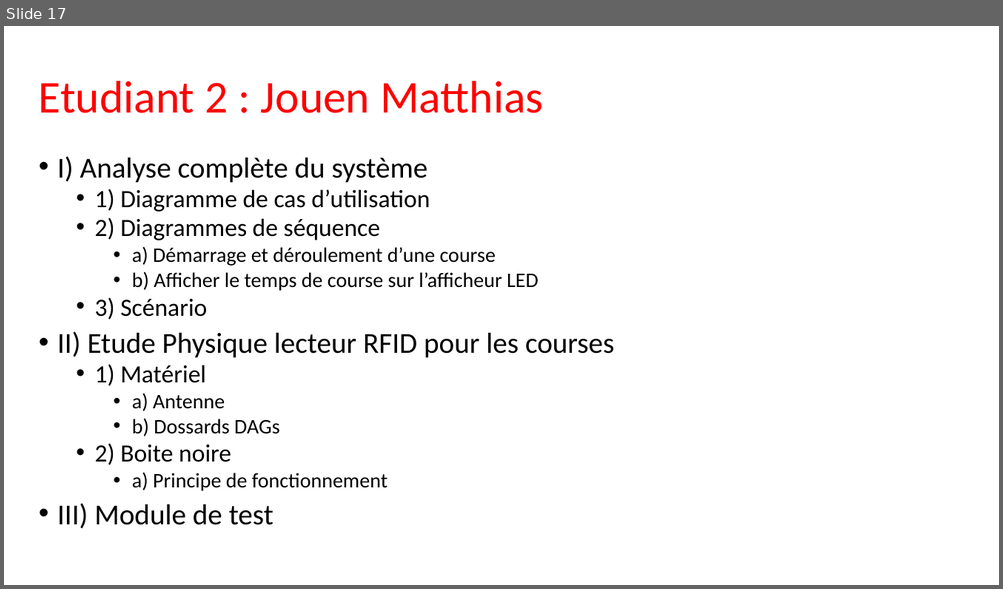
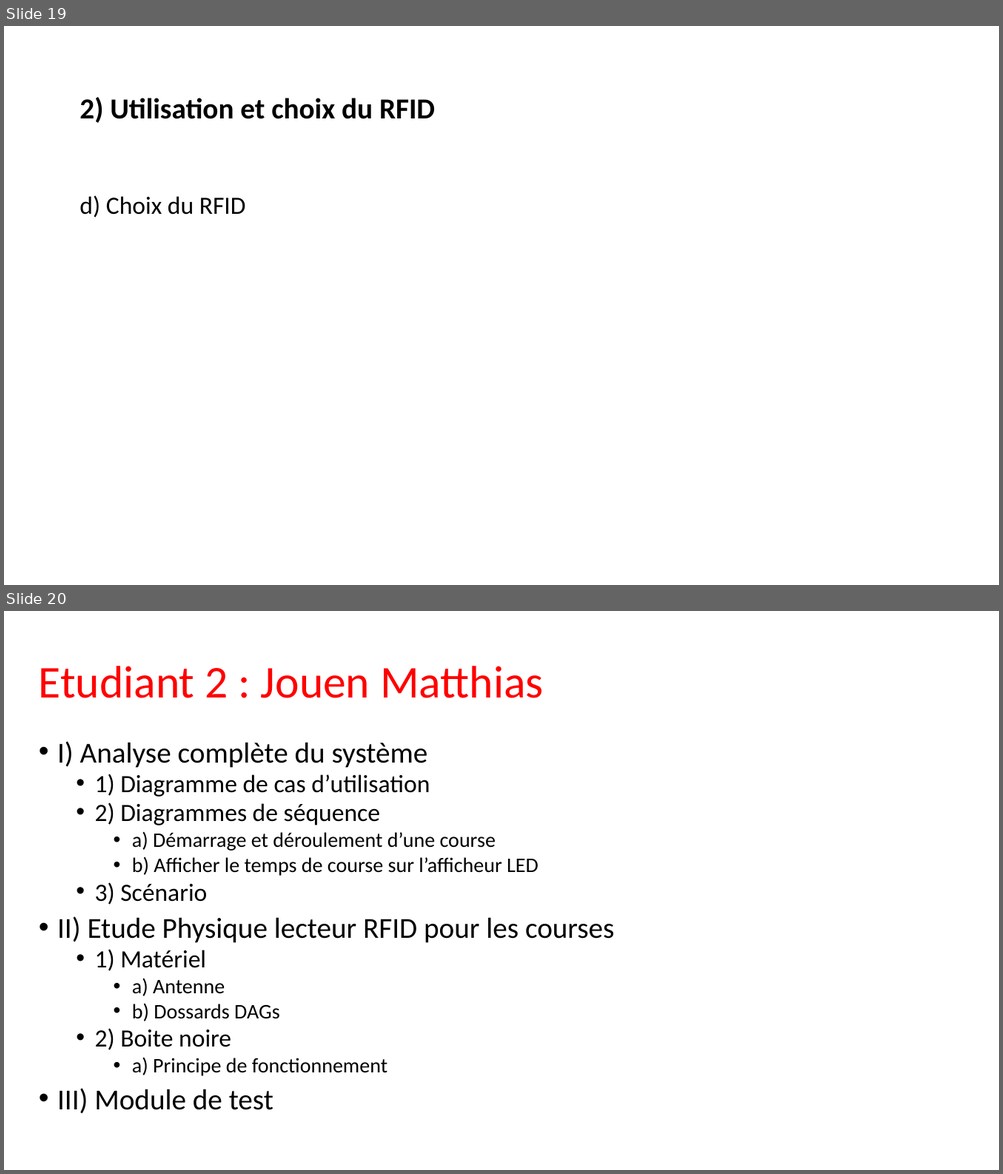
Before and after one commit to Maja2308/Projet_Cross, a slide deck: Diagrammes Communs/Presentation_Revue0.pptx. Shown one above the other, each under a label of ours: slide 17 before the commit, slides 19 and 20 after it. The pictures are 1003x589 and 1003x1174 pixels, drawn with LibreOffice and Linux fonts; fonts in the diff are those of the drawing. Boxes give left, top, right and bottom in pixels: in the first picture for what was removed or moved away, otherwise in the second. Text is boxed around its words. In the diff, an @@ line names an element or a change of style, - is before the commit and + after.

```diff
--- a/Diagrammes Communs/Presentation_Revue0.pptx
+++ b/Diagrammes Communs/Presentation_Revue0.pptx
@@ slide 19 added at bbox=[4, 26, 999, 585], background #FFFFFF @@
@@ title added at bbox=[79, 97, 435, 123], 28 pt, text #000000, bold @@
+  2) Utilisation et choix du RFID
@@ text added at bbox=[79, 195, 246, 218], 24 pt, text #000000 @@
+d) Choix du RFID
@@ what was slide 17 is now slide 20 @@
```
Also in this commit, not shown: 2 slides changed, 2 other slides added, 1 other file.
